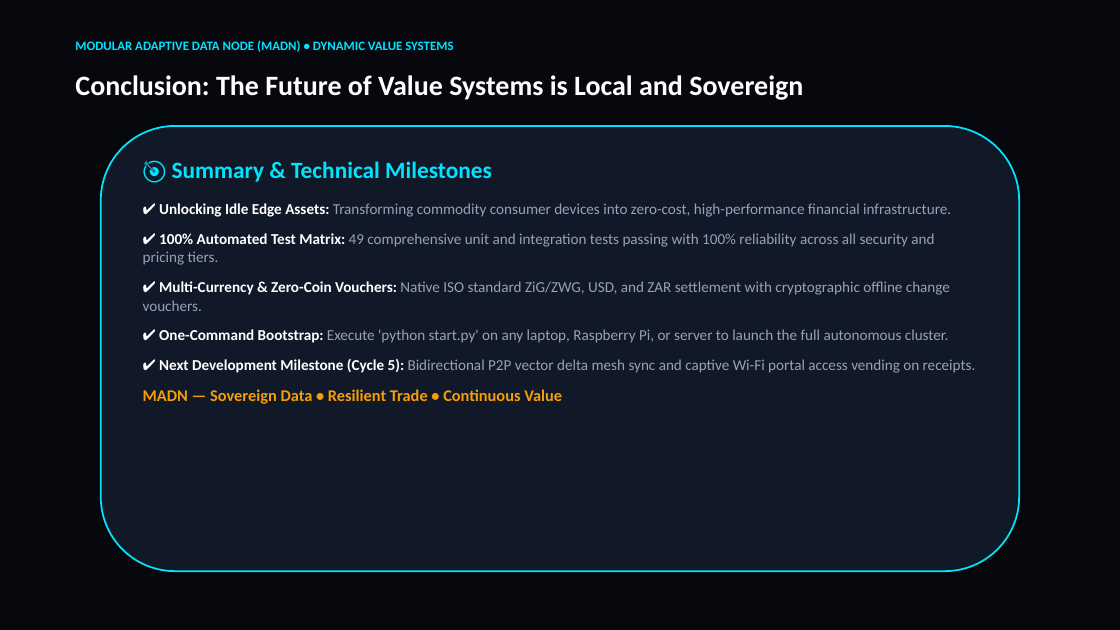
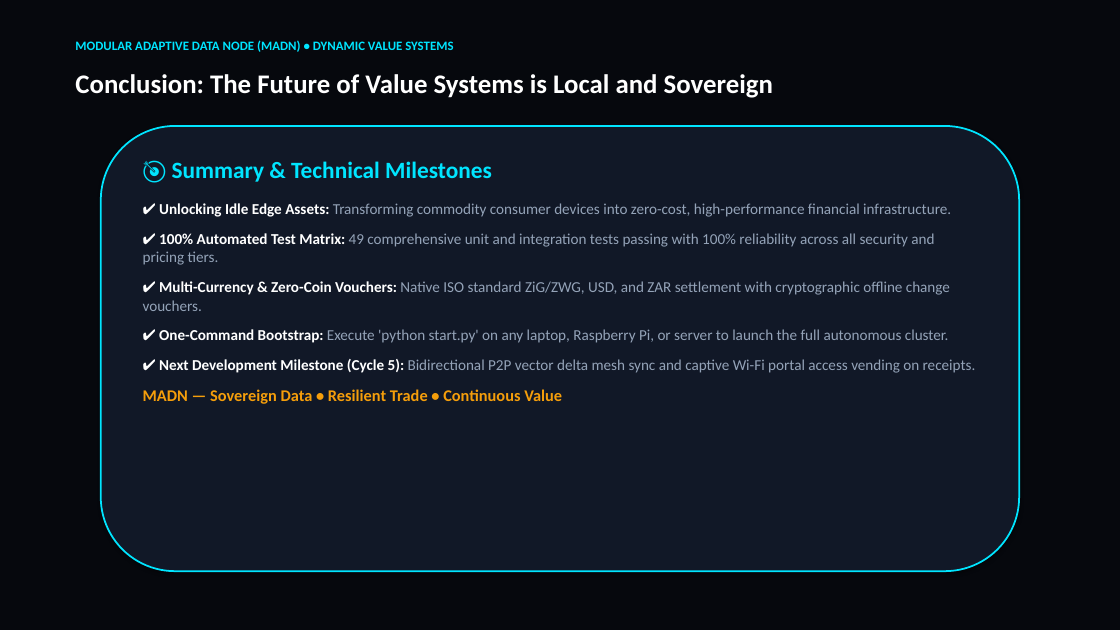
Before and after one commit to pmd742omni/2026-02-15-Sun-2055-Modular-Adaptive-Data-Node--MAD---Node--for-Dynamic-Value-Systems, a slide deck: slide 11 of 01_Documentation_and_Thesis/MADN_Dynamic_Value_Systems_Presentation.pptx (slide 9 before the commit). Drawn at 1120x630 pixels with LibreOffice and Linux fonts; fonts in the diff are those of the drawing. Boxes give left, top, right and bottom in pixels: in the first picture for what was removed or moved away, otherwise in the second. Text is boxed around its words. In the diff, an @@ line names an element or a change of style, - is before the commit and + after.

```diff
--- a/01_Documentation_and_Thesis/MADN_Dynamic_Value_Systems_Presentation.pptx
+++ b/01_Documentation_and_Thesis/MADN_Dynamic_Value_Systems_Presentation.pptx
@@ text "Conclusion: The Future of Value ..." at [75, 74, 773, 98]: size 24 to 23 pt @@
```
Also in this commit, not shown: 7 other slides changed, 3 slides added, 1 slide removed, 1 other file.
